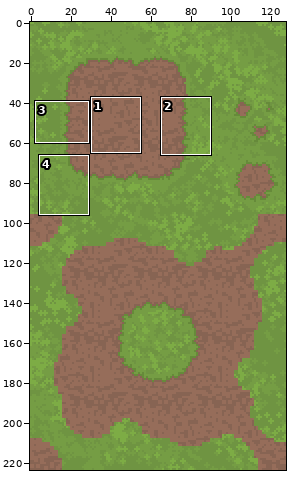
Two versions of one pixel-art file, Assets/Sprites/tileMaps/DirtGrassTileMap.aseprite. Above, an overview of the earlier version with the close-up marked.
Close-up. Before:
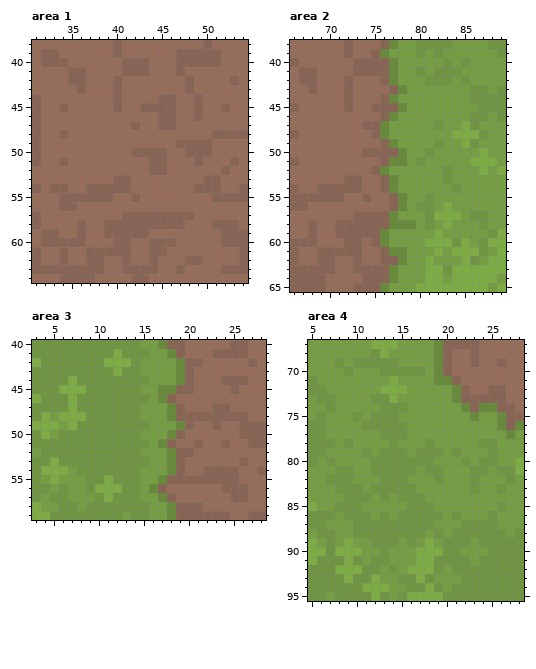
128x224 pixels, 1 frame. Colours within 5 levels of each other are drawn and written as one. Shown: area 1: x 31..54, y 38..64; area 2: x 66..89, y 38..65; area 3: x 3..28, y 40..59; area 4: x 5..28, y 67..95. The commit also changed other parts of the picture, which this record leaves out.
New version:
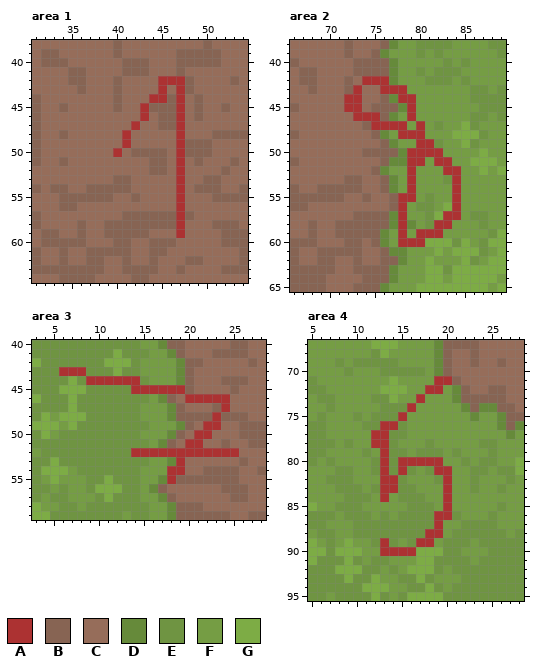
Palette (. is transparent): A #ac3232  B #876453  C #966d5a  D #668a3a  E #6f9442  F #759d44  G #7dac45
The exact change:
layer "Layer 4" added
Area 1, layer "Layer 4":
Colour B gives way to colour A in row 44 at x 45; in row 45 at x 43; in row 47 at x 42; in row 49 at x 47; in rows 57 to 58 at x 47.
Colour C gives way to colour A in row 42 at x 45 to 47; in row 43 at x 45 and 47; in row 44 at x 44 and 47; in row 45 at x 47; in row 46 at x 43 and 47; in row 47 at x 47.
Colour C gives way to colour A in row 48 at x 41 and 47; in row 49 at x 41; in row 50 at x 40 and 47; in rows 51 to 56 at x 47; in row 59 at x 47.
Area 2, layer "Layer 4":
Colour B gives way to colour A in row 42 at x 76; in row 43 at x 77; in rows 44 to 45 at x 72; in row 47 at x 75.
Colour C gives way to colour A in row 42 at x 74 to 75; in row 43 at x 73 and 76; in rows 44 to 45 at x 73; in row 46 at x 73 to 75.
Colour D gives way to colour A in row 43 at x 78; in row 47 at x 76; in rows 55 to 56 at x 78; in row 58 at x 78.
Colour E gives way to colour A in row 50 at x 81; in row 51 at x 80; in row 52 at x 83; in row 54 at x 84.
Colour F gives way to colour A in row 44 at x 78 to 79; in rows 45 to 46 at x 79; in row 47 at x 77 to 78 and 80; in row 48 at x 78 to 80; in row 49 at x 80 to 81; in row 50 at x 79 to 80 and 82.
Colour F gives way to colour A in row 51 at x 79 and 82 to 83; in rows 52 to 53 at x 79 and 84; in row 54 at x 79; in row 55 at x 79 and 84; in row 56 at x 84; in row 57 at x 78.
Colour F gives way to colour A in row 58 at x 82; in row 59 at x 78 and 80 to 81; in row 60 at x 78 to 80.
Colour G gives way to colour A in row 57 at x 83 to 84; in row 58 at x 83; in row 59 at x 82.
Area 3, layer "Layer 4":
Colour B gives way to colour A in row 45 at x 19; in row 47 at x 24; in rows 48 to 49 at x 23; in row 51 at x 21; in row 52 at x 19 to 20; in rows 53 to 54 at x 19.
Colour B gives way to colour A in row 55 at x 18.
Colour C gives way to colour A in row 46 at x 20 to 24; in row 49 at x 22; in row 50 at x 21 to 22; in row 51 at x 20; in row 52 at x 21 to 25.
Colour D gives way to colour A in row 45 at x 17 to 18; in row 52 at x 18; in row 54 at x 18.
Colour E gives way to colour A in row 43 at x 6 to 8; in row 44 at x 9 to 14; in row 45 at x 14; in row 52 at x 14.
Colour F gives way to colour A in row 45 at x 15 to 16; in row 52 at x 15 to 17.
Area 4, layer "Layer 4":
Colour D gives way to colour A in row 71 at x 19 to 20.
Colour E gives way to colour A in row 76 at x 13 to 14; in row 77 at x 13; in row 79 at x 13; in row 80 at x 13 and 15 to 18; in row 81 at x 13, 15 and 19; in rows 82 to 83 at x 13 to 14.
Colour E gives way to colour A in row 84 at x 13; in row 86 at x 19; in row 88 at x 19; in rows 89 to 90 at x 13.
Colour F gives way to colour A in row 72 at x 18 to 19; in row 73 at x 17; in row 74 at x 16; in row 75 at x 15; in row 77 at x 12; in row 78 at x 12 to 13.
Colour F gives way to colour A in row 80 at x 19; in rows 81 to 86 at x 20; in row 87 at x 19; in row 88 at x 18; in row 89 at x 17; in row 90 at x 14 to 16.
Colour G gives way to colour A in row 89 at x 18.
Pixel boxes of the changes (left, top, right, bottom) in both close-ups:
changed: (113, 76, 185, 238)
changed: (344, 76, 461, 247)
changed: (59, 367, 239, 484)
changed: (371, 376, 452, 556)
